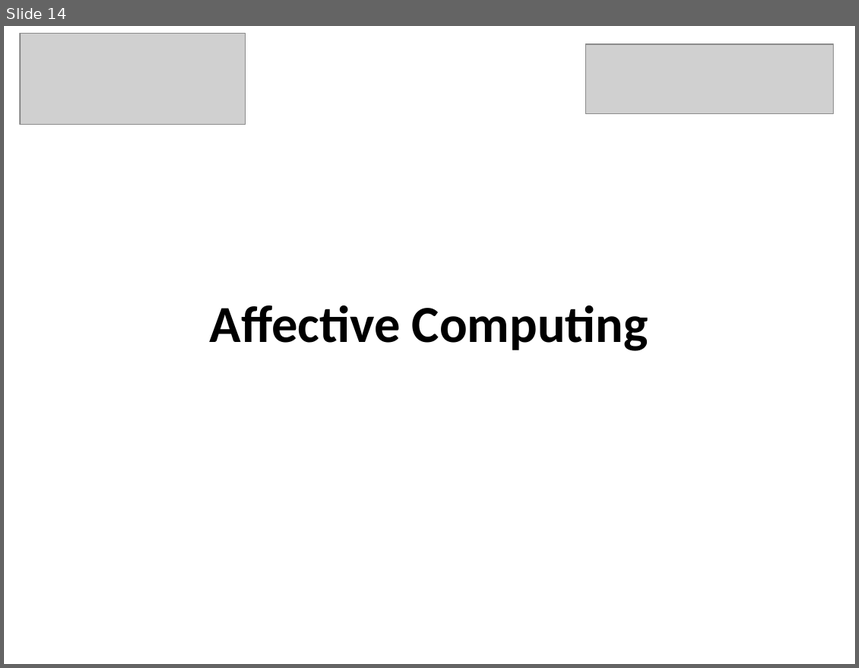
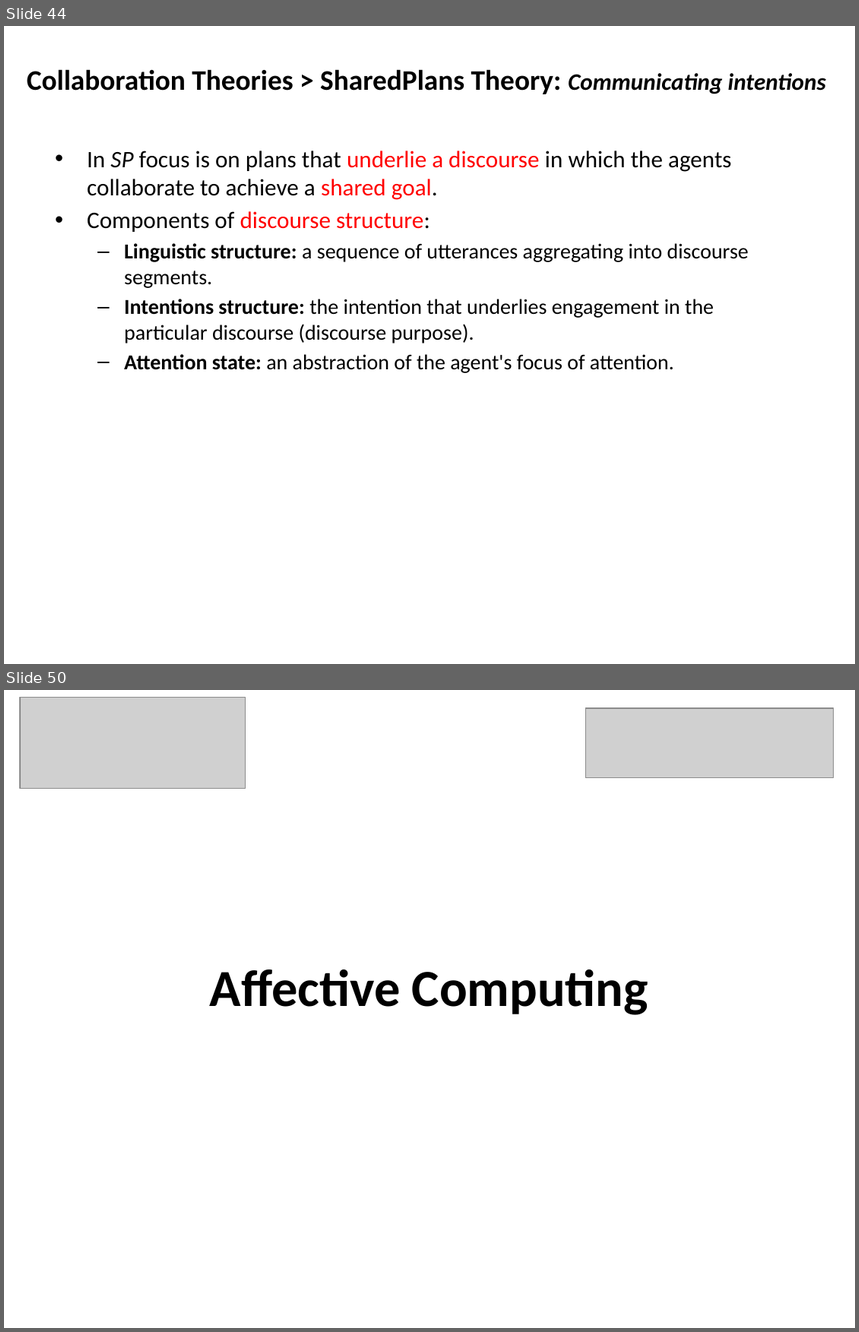
Before and after one commit to mshayganfar/CompExam1, a slide deck: presentation/PhD-comprehensive-exam.pptx. Shown one above the other, each under a label of ours: slide 14 before the commit, slides 44 and 50 after it; the slides between them are not shown. The pictures are 859x668 and 859x1332 pixels, drawn with LibreOffice and Linux fonts; fonts in the diff are those of the drawing; grey boxes stand for pictures. Boxes give left, top, right and bottom in pixels: in the first picture for what was removed or moved away, otherwise in the second. Text is boxed around its words. In the diff, an @@ line names an element or a change of style, - is before the commit and + after.

Commit message:
SharedPlans Theory
Finished SharedPlans theory.

```diff
--- a/presentation/PhD-comprehensive-exam.pptx
+++ b/presentation/PhD-comprehensive-exam.pptx
@@ slide 44 added at (4, 26, 855, 664), background #FFFFFF @@
@@ text added at (27, 69, 826, 94), 24 pt, text #000000, bold @@
+Collaboration Theories > SharedPlans Theory: Communicating intentions
@@ text added at (87, 151, 749, 373), 18 pt, text #000000 @@
+• In SP focus is on plans that underlie a discourse in which the agents collaborate to achieve a shared goal.
+• Components of discourse structure:
+  – Linguistic structure: a sequence of utterances aggregating into discourse segments.
+  – Intentions structure: the intention that underlies engagement in the particular discourse (discourse purpose).
+  – Attention state: an abstraction of the agent's focus of attention.
@@ what was slide 14 is now slide 50 @@
```
Also in this commit, not shown: 1 slide changed, 35 other slides added.
